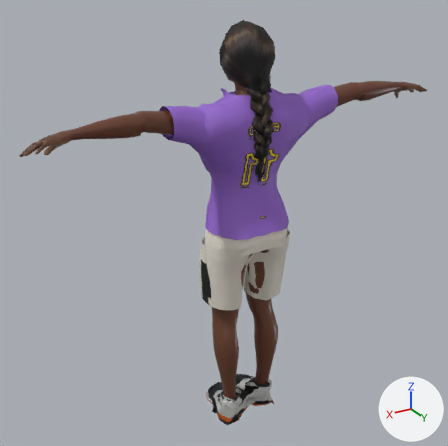
Before and after pictures for a commit that changed the glTF model FEL-full-app/public/models/rivals/echo.glb.
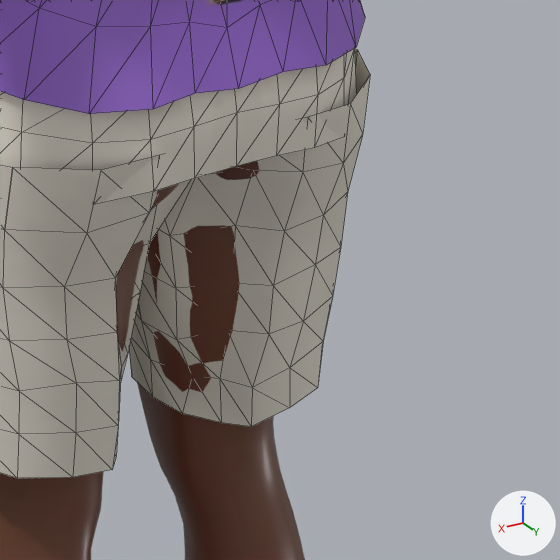
Old and new are each drawn whole from a camera (50 mm lens) standing at (1.398, 2.108, 2.095) and looking at (0.064, -0.114, 0.985) and again close up on the part from 49% to 73% of the width and 49% to 73% of the height. Lighting does not change. The marker at lower right points along +X, +Y and +Z. The first two pictures are the older version. The close-ups show mesh edges as thin lines. Where no turn or scale is listed for an object, it has been applied to the vertices. Vertices at exactly the same position are counted once.

In view in the first close-up: 'Body', 'Kit_shorts_shorts_baggy', 'Kit_tops_top_jersey'.
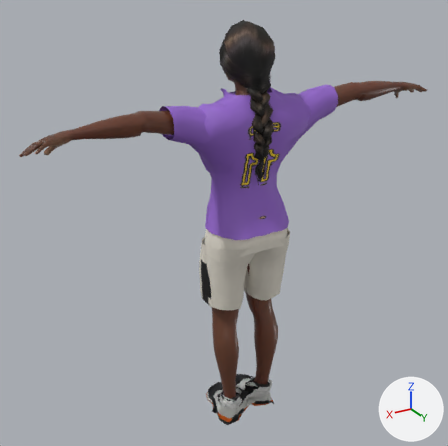
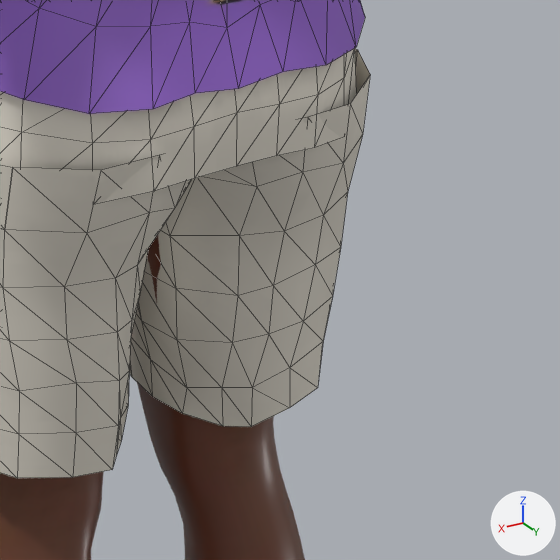
The change, as a diff of the scene's bpy script:
```diff
--- a/FEL-full-app/public/models/rivals/echo.glb.py
+++ b/FEL-full-app/public/models/rivals/echo.glb.py
@@ me_cargo_pants @@
-me_cargo_pants.from_pydata(...)  # 319 vertices, 528 faces; spans x -0.21..0.212, y -0.171..0.118, z 0.615..1.133
-me_cargo_pants.vertices[138].co = (0.083, -0.142, 0.875)
-me_cargo_pants.vertices[139].co = (0.051, -0.103, 0.885)
-me_cargo_pants.vertices[143].co = (0.049, 0.076, 0.899)
-me_cargo_pants.vertices[153].co = (0.065, -0.116, 0.827)
-me_cargo_pants.vertices[157].co = (0.059, 0.032, 0.822)
-me_cargo_pants.vertices[167].co = (0.063, -0.116, 0.766)
-me_cargo_pants.vertices[171].co = (0.062, 0.026, 0.765)
-me_cargo_pants.vertices[181].co = (0.063, -0.119, 0.712)
-me_cargo_pants.vertices[185].co = (0.054, 0.027, 0.709)  # pixel (121, 366)
-me_cargo_pants.vertices[195].co = (0.071, -0.119, 0.669)
-me_cargo_pants.vertices[198].co = (0.041, 0.001, 0.657)
-me_cargo_pants.vertices[199].co = (0.052, 0.023, 0.655)  # pixel (118, 417)
-me_cargo_pants.vertices[209].co = (0.078, -0.109, 0.621)
-me_cargo_pants.vertices[212].co = (0.049, -0.004, 0.62)
-me_cargo_pants.vertices[234].co = (-0.044, -0.096, 0.888)
-me_cargo_pants.vertices[244].co = (-0.045, 0.077, 0.896)  # pixel (252, 170)
-me_cargo_pants.vertices[248].co = (-0.057, -0.112, 0.825)
-me_cargo_pants.vertices[258].co = (-0.056, 0.038, 0.823)  # pixel (235, 225)
-me_cargo_pants.vertices[262].co = (-0.061, -0.12, 0.767)
-me_cargo_pants.vertices[272].co = (-0.061, 0.028, 0.76)
-me_cargo_pants.vertices[276].co = (-0.062, -0.122, 0.714)
-me_cargo_pants.vertices[286].co = (-0.061, 0.025, 0.712)
-me_cargo_pants.vertices[290].co = (-0.061, -0.118, 0.667)
-me_cargo_pants.vertices[300].co = (-0.057, 0.019, 0.661)  # pixel (219, 378)
-me_cargo_pants.vertices[301].co = (-0.04, 0.0, 0.659)
-me_cargo_pants.vertices[304].co = (-0.051, -0.109, 0.621)
-me_cargo_pants.vertices[314].co = (-0.06, 0.02, 0.615)  # pixel (221, 422)
+me_cargo_pants.from_pydata(...)  # 319 vertices, 528 faces; spans x -0.21..0.212, y -0.171..0.118, z 0.614..1.133
+# me_cargo_pants part 1
+me_cargo_pants.vertices[138].co = (0.082, -0.145, 0.876)
+me_cargo_pants.vertices[139].co = (0.039, -0.12, 0.886)
+me_cargo_pants.vertices[143].co = (0.044, 0.092, 0.888)  # pixel (174, 208)
+me_cargo_pants.vertices[153].co = (0.051, -0.136, 0.829)
+me_cargo_pants.vertices[157].co = (0.053, 0.049, 0.818)  # pixel (137, 265)
+me_cargo_pants.vertices[167].co = (0.046, -0.135, 0.765)
+me_cargo_pants.vertices[171].co = (0.054, 0.045, 0.763)  # pixel (131, 320)
+me_cargo_pants.vertices[181].co = (0.048, -0.136, 0.711)
+me_cargo_pants.vertices[185].co = (0.05, 0.035, 0.707)  # pixel (129, 370)
+me_cargo_pants.vertices[195].co = (0.06, -0.14, 0.665)
+me_cargo_pants.vertices[198].co = (0.033, 0.008, 0.655)  # pixel (128, 405)
+me_cargo_pants.vertices[199].co = (0.052, 0.024, 0.655)  # pixel (120, 418)
+me_cargo_pants.vertices[209].co = (0.064, -0.131, 0.615)
+me_cargo_pants.vertices[212].co = (0.038, 0.006, 0.618)  # pixel (121, 441)
+me_cargo_pants.vertices[234].co = (-0.03, -0.113, 0.888)
+me_cargo_pants.vertices[244].co = (-0.041, 0.09, 0.887)  # pixel (256, 186)
+me_cargo_pants.vertices[248].co = (-0.043, -0.131, 0.827)
+me_cargo_pants.vertices[258].co = (-0.052, 0.051, 0.82)  # pixel (239, 235)
+me_cargo_pants.vertices[262].co = (-0.046, -0.139, 0.767)
+me_cargo_pants.vertices[272].co = (-0.055, 0.047, 0.758)  # pixel (237, 295)
+me_cargo_pants.vertices[276].co = (-0.048, -0.14, 0.713)
+me_cargo_pants.vertices[286].co = (-0.054, 0.042, 0.709)  # pixel (232, 342)
+me_cargo_pants.vertices[290].co = (-0.048, -0.135, 0.664)
+me_cargo_pants.vertices[300].co = (-0.052, 0.03, 0.659)  # pixel (221, 387)
+me_cargo_pants.vertices[301].co = (-0.028, 0.011, 0.656)  # pixel (186, 387)
+me_cargo_pants.vertices[304].co = (-0.042, -0.118, 0.619)
+me_cargo_pants.vertices[314].co = (-0.058, 0.024, 0.614)  # pixel (222, 426)
 me_cargo_pants.materials.append(mat_shorts_shorts_baggy)
```

Pixel boxes [x1, y1, x2, y2] of what changed, in the close-ups (560 x 560 px; the box of a moved part takes in the faces that stretch with it):
part 1 of me_cargo_pants, moved or reshaped
    before: [115, 155, 303, 427]
    after: [115, 155, 303, 455]
